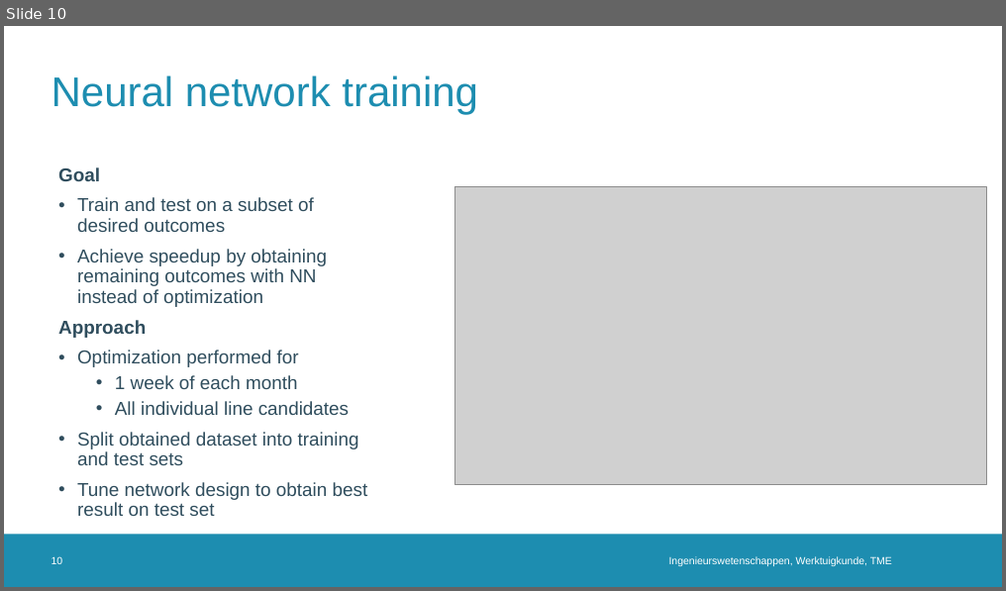
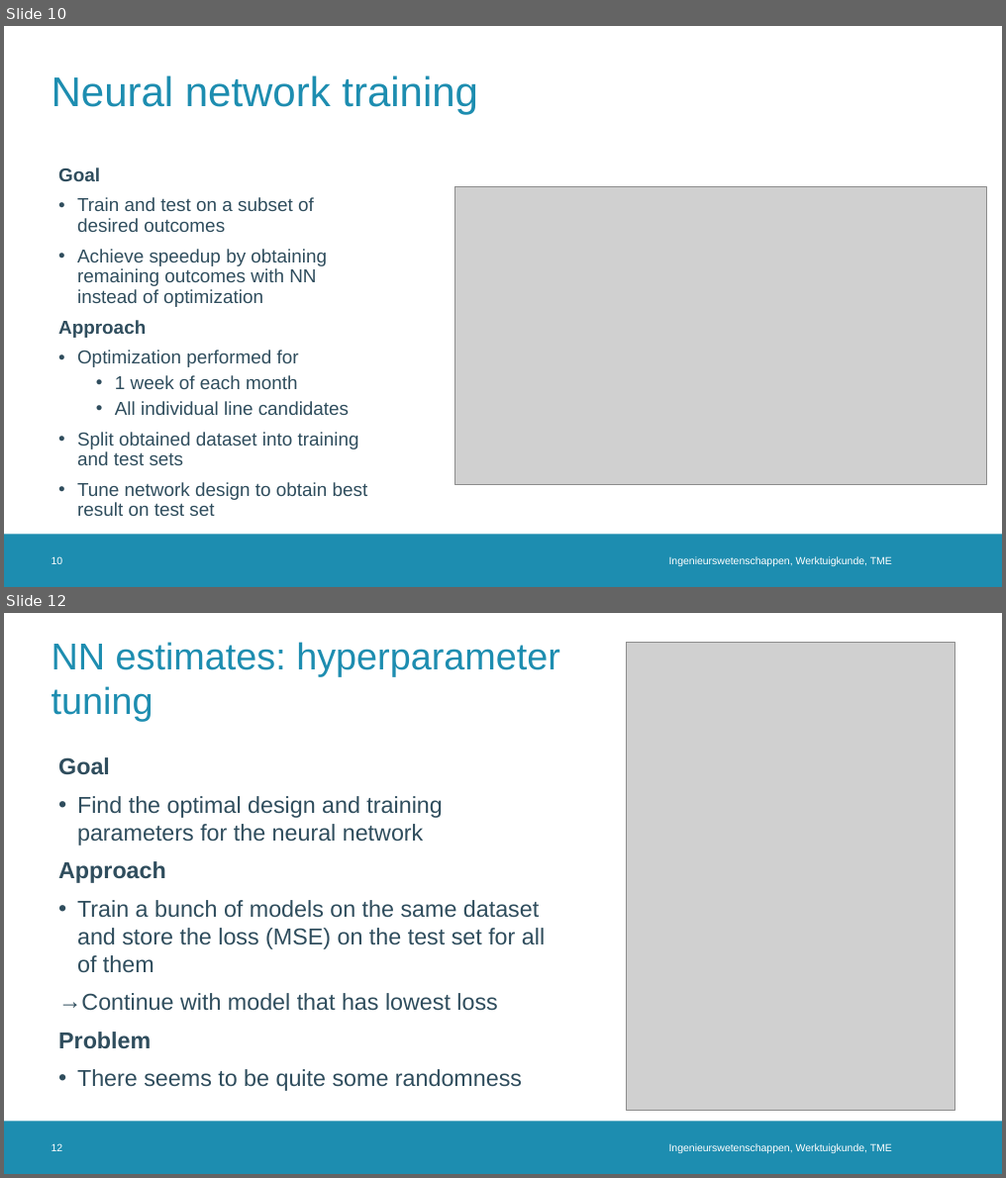
Before and after one commit to erikfilias/JointResearch, a slide deck: 02. Presentations/PresentationGroup_KP.pptx. Shown one above the other, each under a label of ours: slide 10 before the commit, slides 10 and 12 after it; the slides between them are not shown. The pictures are 1006x591 and 1006x1178 pixels, drawn with LibreOffice and Linux fonts; fonts in the diff are those of the drawing; grey boxes stand for pictures; background and template pictures are left out. Boxes give left, top, right and bottom in pixels: in the first picture for what was removed or moved away, otherwise in the second. Text is boxed around its words. In the diff, an @@ line names an element or a change of style, - is before the commit and + after.

```diff
--- a/02. Presentations/PresentationGroup_KP.pptx
+++ b/02. Presentations/PresentationGroup_KP.pptx
@@ slide 12 added at <box>4,613,1002,1174</box>, background #FFFFFF; not listed: 1 template element that a slide beside it also shows @@
@@ title added at <box>52,642,560,721</box>, 36 pt, text #1D8DB0 @@
+NN estimates: hyperparameter tuning
@@ picture added at <box>626,642,954,1110</box> @@
@@ text added at <box>58,758,545,1091</box>, 22.2 pt, text #2F4D5D @@
+Goal
+• Find the optimal design and training parameters for the neural network
+Approach
+• Train a bunch of models on the same dataset and store the loss (MSE) on the test set for all of them
+→ Continue with model that has lowest loss
+Problem
+• There seems to be quite some randomness
@@ page number added at <box>52,1144,63,1152</box>, 10 pt, text #FFFFFF @@
+12
@@ text added at <box>669,1144,892,1154</box>, 10 pt, text #FFFFFF @@
+Ingenieurswetenschappen, Werktuigkunde, TME
```
Also in this commit, not shown: 3 other slides added, 6 other files.
